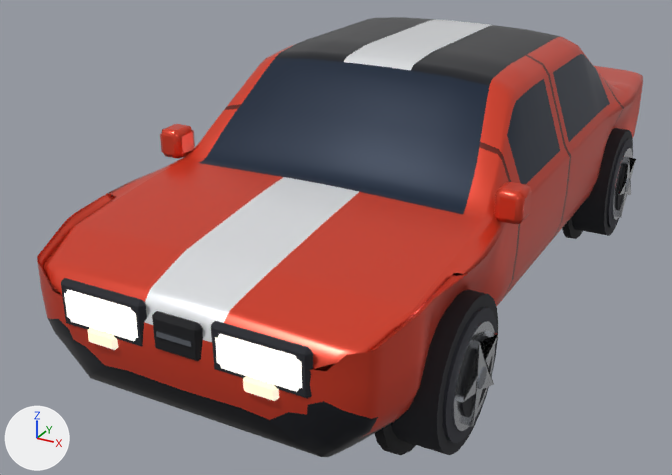
The glTF model examples/pine-ridge-rally/models/car_sedan.glb, before and after one commit.
Camera for both pictures: a camera (50 mm lens) standing at (2.18, -4.91, 2.65) and looking at (-0.33, -0.36, 0.37). Every picture has the same lights, and +X, +Y and +Z are marked at lower left. The first picture is the older version. Vertices at exactly the same position are counted once.

Names of what the first picture shows: 'body', 'wheel_fr', 'wheel_rr'.
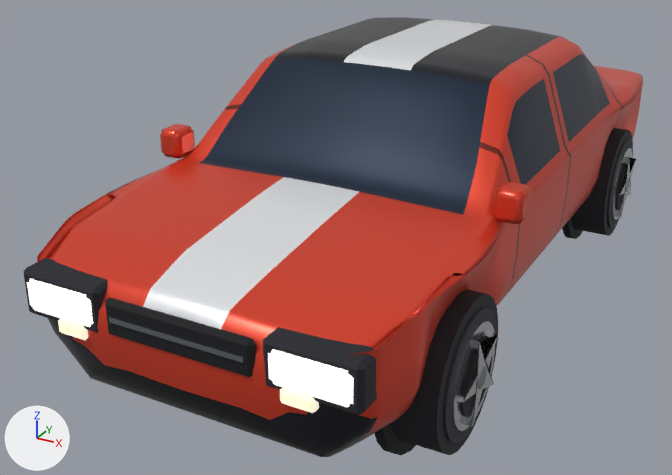
Boxes (x1, y1, x2, y2) around the edits, measured in the pictures (672 x 475 px; the box of a moved part takes in the faces that stretch with it):
'body', reshaped
    before: (37, 17, 643, 457)
    after: (24, 17, 643, 457)
part 1 of me_body, moved or reshaped
    before: (156, 331, 192, 347)
    after: (109, 317, 244, 363)
part 2 of me_body, moved or reshaped
    before: (61, 278, 313, 401)
    after: (24, 258, 377, 415)

Patch to the scene script:
```diff
--- a/examples/pine-ridge-rally/models/car_sedan.glb.py
+++ b/examples/pine-ridge-rally/models/car_sedan.glb.py
@@ me_body @@
 me_body.from_pydata(...)  # 4258 vertices, 8440 faces; spans x -1.03..1.03, y -2.33..2.34, z -0.44..1.16
 # used by ob_body; location = (0.0, 0.0, 0.375)
+# me_body part 1: the loose piece of 8 vertices spanning x -0.09..0.09, y -2.33..-2.28, z 0.36..0.38 is scaled about its middle by (3.89, 1, 1)
+# me_body part 2: 216 of 4258 vertices moved; they spanned x -0.63..0.63, y -2.33..-2.27, z 0.21..0.48 and now span x -0.86..0.86, y -2.33..-2.16, z 0.21..0.48; mean shift (0.0, 0.05, 0.0); largest move (-0.22, -2.28, 0.43) -> (-0.47, -2.16, 0.43)
 me_body.materials.append(mat_metal_0_4_rough_0_28)
```
